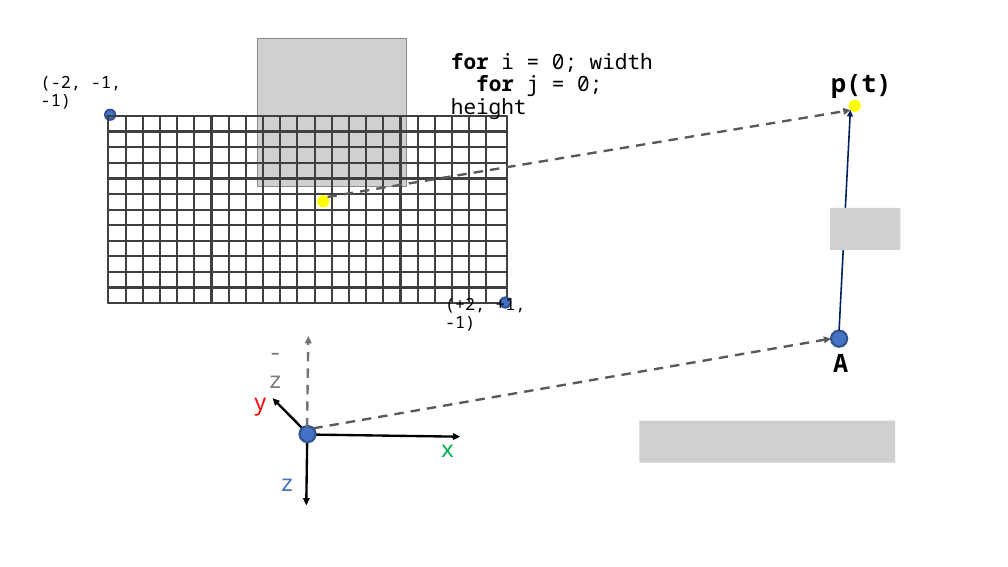
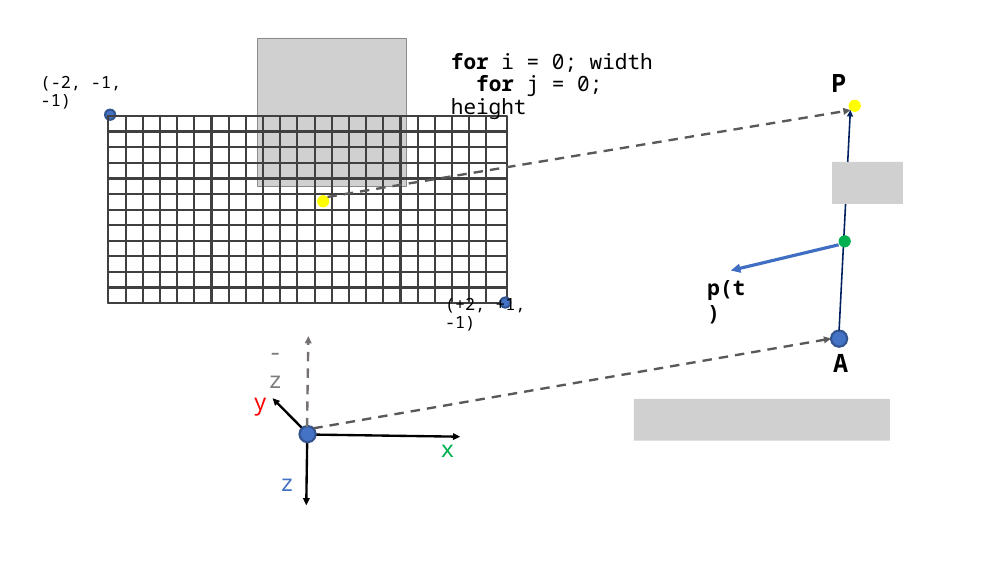
Before and after one commit to Snowapril/Raytracing-In-A-Weekend-Python, a slide deck: slide 14 of Presentation/RayTracing.pptx (slide 13 before the commit). Drawn at 1008x567 pixels with LibreOffice and Linux fonts; fonts in the diff are those of the drawing; grey boxes stand for pictures; background and template pictures are left out. Boxes give left, top, right and bottom in pixels: in the first picture for what was removed or moved away, otherwise in the second. Text is boxed around its words. In the diff, an @@ line names an element or a change of style, - is before the commit and + after.

```diff
--- a/Presentation/RayTracing.pptx
+++ b/Presentation/RayTracing.pptx
@@ text at (831, 74, 846, 92): text changed @@
-p(t)
+P
@@ picture added at (833, 162, 903, 203) @@
@@ picture removed at (830, 208, 901, 250) @@
@@ ellipse added at (839, 235, 851, 247), fill #00B050 @@
@@ arrow added from (839, 245) to (731, 271), #3F6FC3 3 pt @@
@@ text added at (707, 280, 745, 300), 20 pt, text #000000, bold @@
+p(t)
@@ picture: place and size @@
-picture at (640, 420, 896, 462)
+picture at (634, 399, 891, 441)
```
Also in this commit, not shown: 9 other slides changed, 1 slide added.
